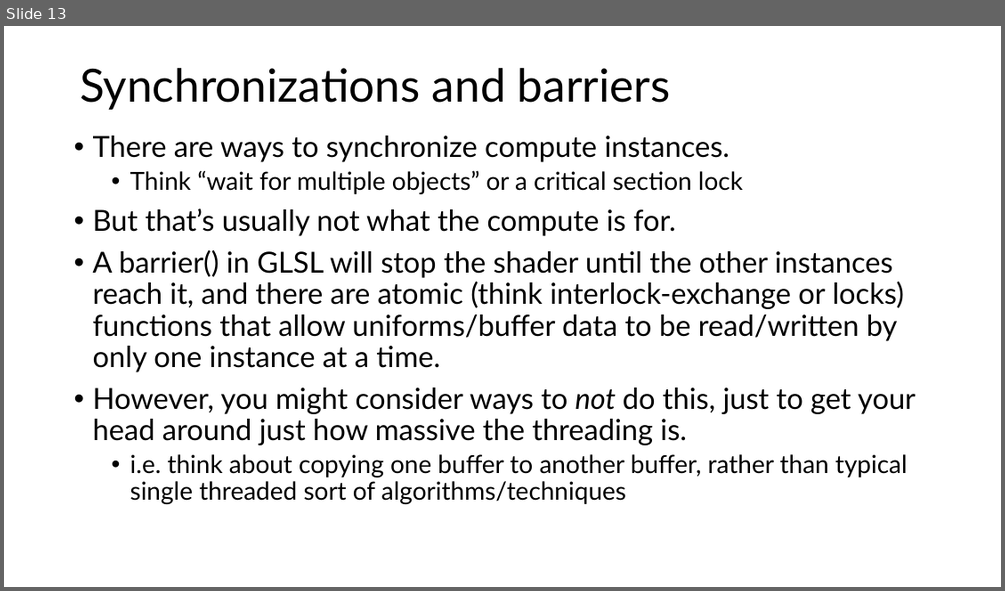
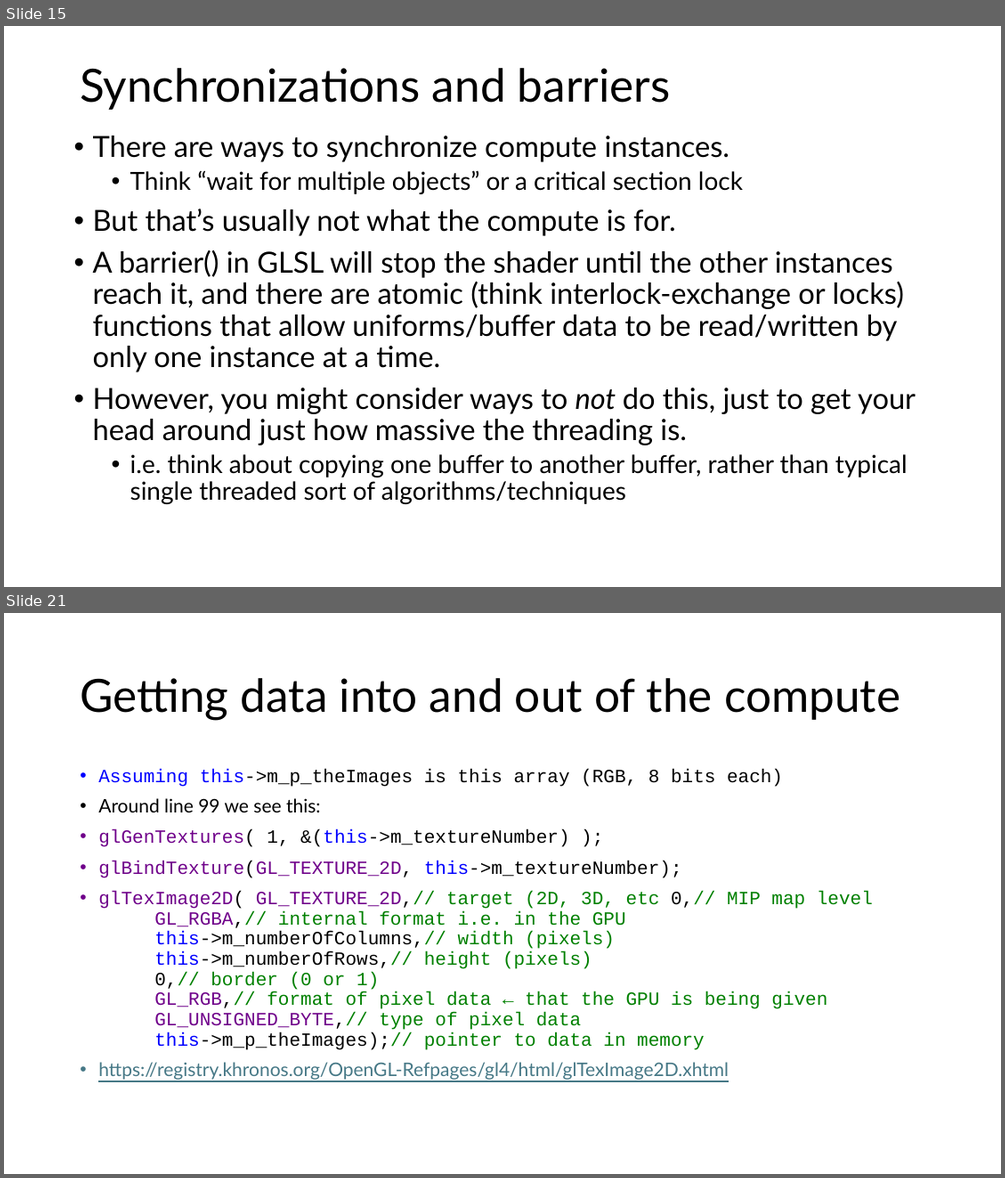
Before and after one commit to FeeneyCodes/GDP202324, a slide deck: 6023_Gems/D2D/W10_Compute (GPGPU)/GPGPU (OpenGL Compute) part 1.pptx. Shown one above the other, each under a label of ours: slide 13 before the commit, slides 15 and 21 after it; the slides between them are not shown. The pictures are 1005x591 and 1005x1178 pixels, drawn with LibreOffice and Linux fonts; fonts in the diff are those of the drawing. Boxes give left, top, right and bottom in pixels: in the first picture for what was removed or moved away, otherwise in the second. Text is boxed around its words. In the diff, an @@ line names an element or a change of style, - is before the commit and + after.

```diff
--- a/6023_Gems/D2D/W10_Compute (GPGPU)/GPGPU (OpenGL Compute) part 1.pptx
+++ b/6023_Gems/D2D/W10_Compute (GPGPU)/GPGPU (OpenGL Compute) part 1.pptx
@@ slide 21 added at (4, 613, 1001, 1174), background #FFFFFF @@
@@ title added at (80, 678, 900, 720), 44 pt, text #000000 @@
+Getting data into and out of the compute
@@ text added at (98, 769, 873, 1079), 18 pt, text #008000 @@
+• Assuming this->m_p_theImages is this array (RGB, 8 bits each)
+• Around line 99 we see this:
+• glGenTextures( 1, &(this->m_textureNumber) );
+• glBindTexture(GL_TEXTURE_2D, this->m_textureNumber);
+• glTexImage2D( GL_TEXTURE_2D,// target (2D, 3D, etc 0,// MIP map level
+  GL_RGBA,// internal format i.e. in the GPU
+  this->m_numberOfColumns,// width (pixels)
+  this->m_numberOfRows,// height (pixels)
+  0,// border (0 or 1)
+  GL_RGB,// format of pixel data ← that the GPU is being given
+  GL_UNSIGNED_BYTE,// type of pixel data
+  this->m_p_theImages);// pointer to data in memory
+• https://registry.khronos.org/OpenGL-Refpages/gl4/html/glTexImage2D.xhtml
@@ what was slide 13 is now slide 15 @@
```
Also in this commit, not shown: 4 slides changed, 6 other slides added, 14 other files.
